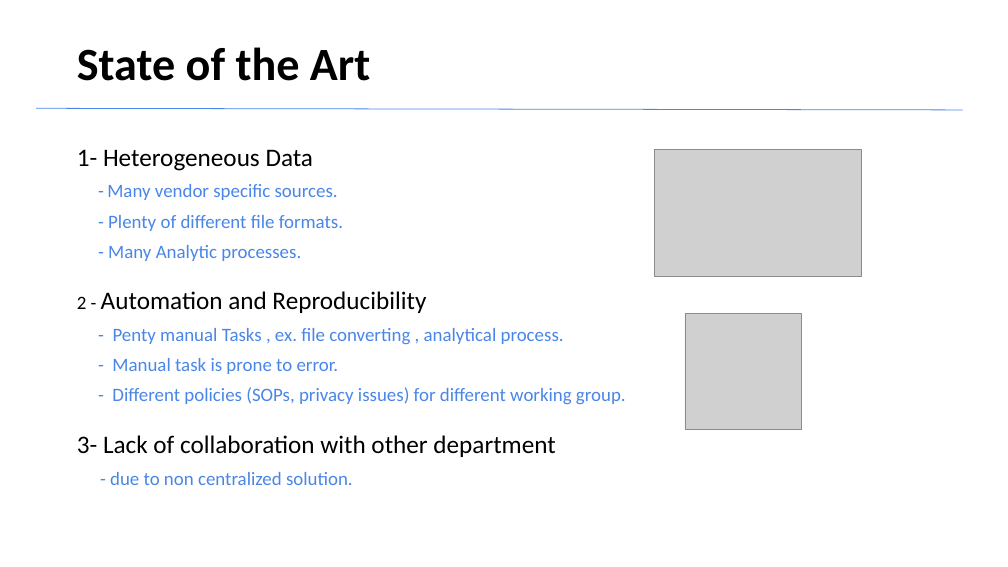
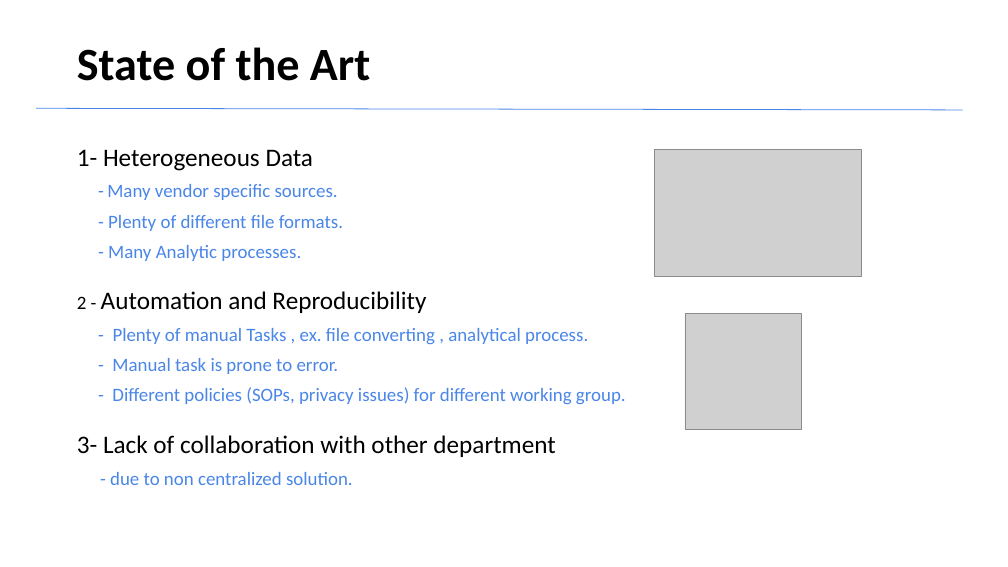
Before and after one commit to arfazel/ArCare, a slide deck: slide 2 of GPF-Presentation1.pptx. Drawn at 1008x567 pixels with LibreOffice and Linux fonts; fonts in the diff are those of the drawing; grey boxes stand for pictures; background and template pictures are left out. Boxes give left, top, right and bottom in pixels: in the first picture for what was removed or moved away, otherwise in the second. Text is boxed around its words. In the diff, an @@ line names an element or a change of style, - is before the commit and + after.

```diff
--- a/GPF-Presentation1.pptx
+++ b/GPF-Presentation1.pptx
@@ text at (x1=113, y1=328, x2=588, y2=344): text changed @@
-- Penty manual Tasks , ex. file converting , analytical process.
+- Plenty of manual Tasks , ex. file converting , analytical process.
```
Also in this commit, not shown: 1 other slide changed, 1 slide added, 1 slide removed.
